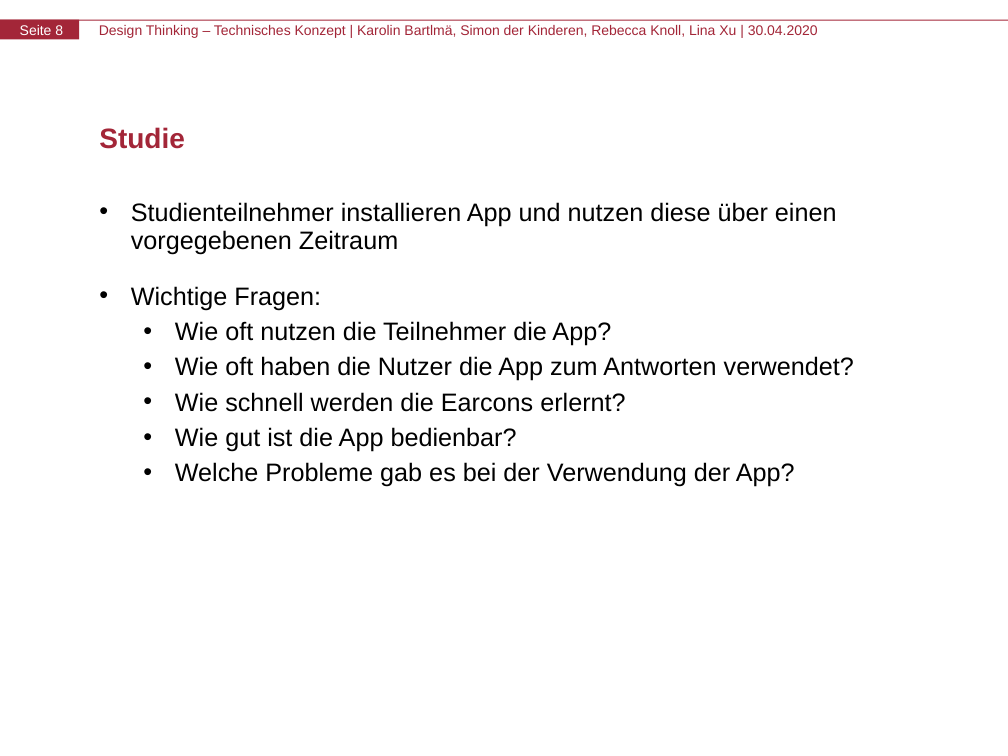
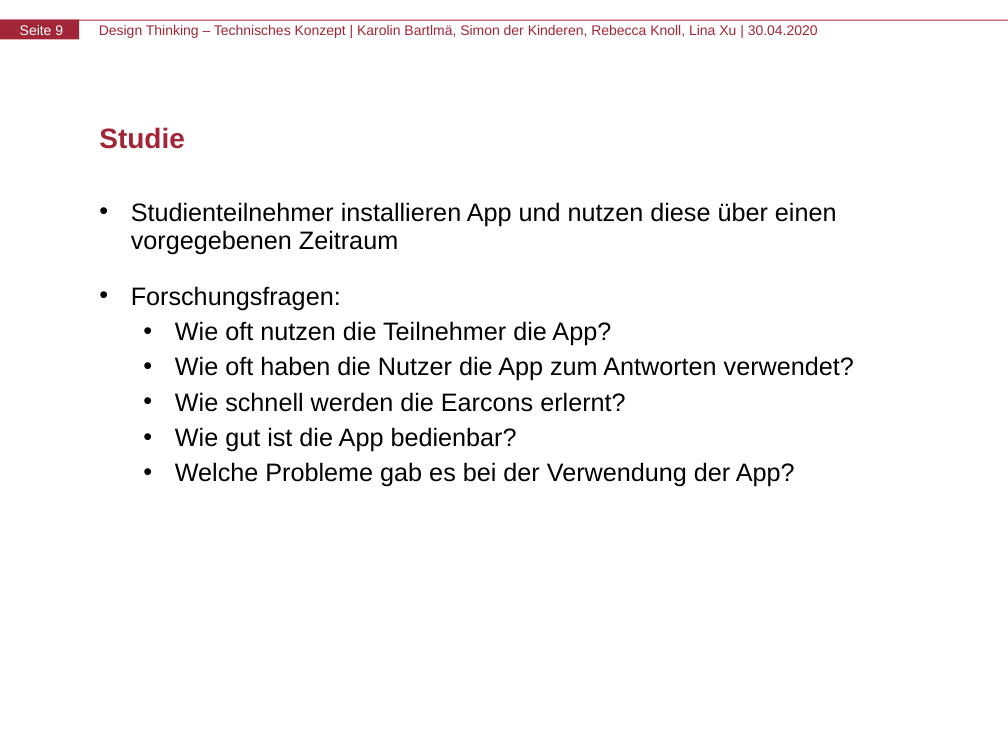
Before and after one commit to aai38/audioMessenger, a slide deck: slide 9 of Präsentation/Zwischenpräsentation_TechnischesKonzept.pptx (slide 8 before the commit). Drawn at 1008x756 pixels with LibreOffice and Linux fonts; fonts in the diff are those of the drawing. Boxes give left, top, right and bottom in pixels: in the first picture for what was removed or moved away, otherwise in the second. Text is boxed around its words. In the diff, an @@ line names an element or a change of style, - is before the commit and + after.

Commit message:
Zwischenpräsentation Text überarbeitet

```diff
--- a/Präsentation/Zwischenpräsentation_TechnischesKonzept.pptx
+++ b/Präsentation/Zwischenpräsentation_TechnischesKonzept.pptx
@@ page number at [20,25,63,35]: text changed @@
-Seite 8
+Seite 9
@@ text at [131,286,341,310]: text changed @@
-• Wichtige Fragen:
+• Forschungsfragen:
```
Also in this commit, not shown: 4 other slides changed, 1 slide added.
